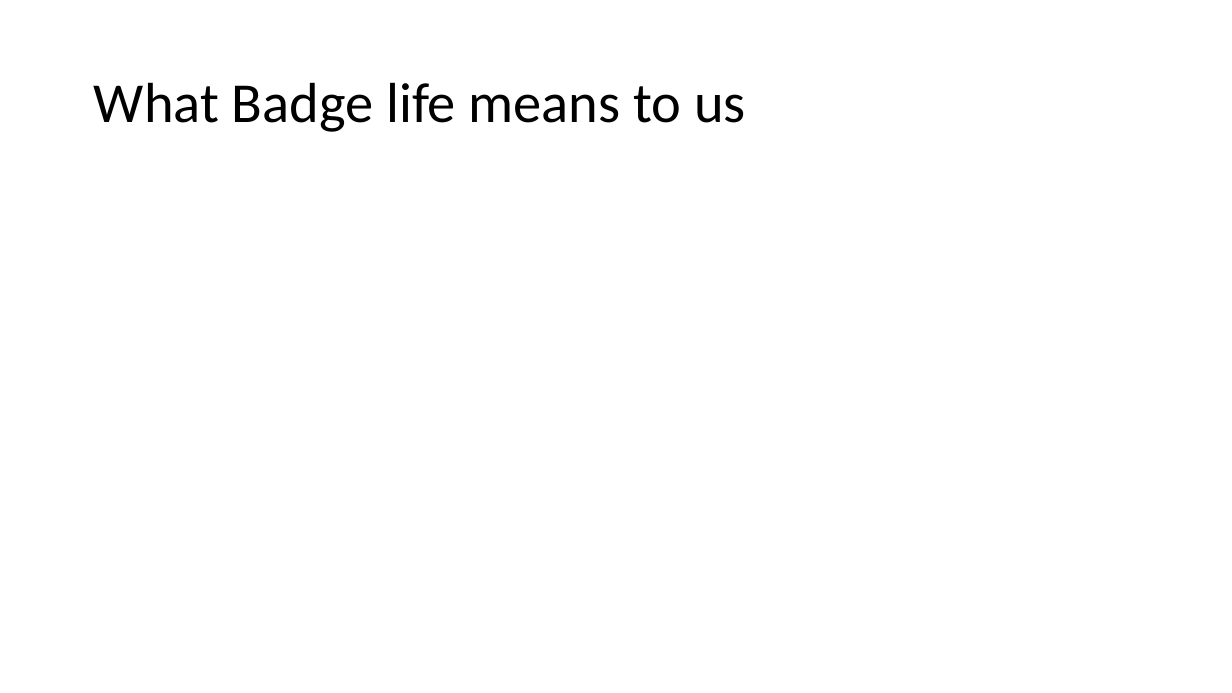
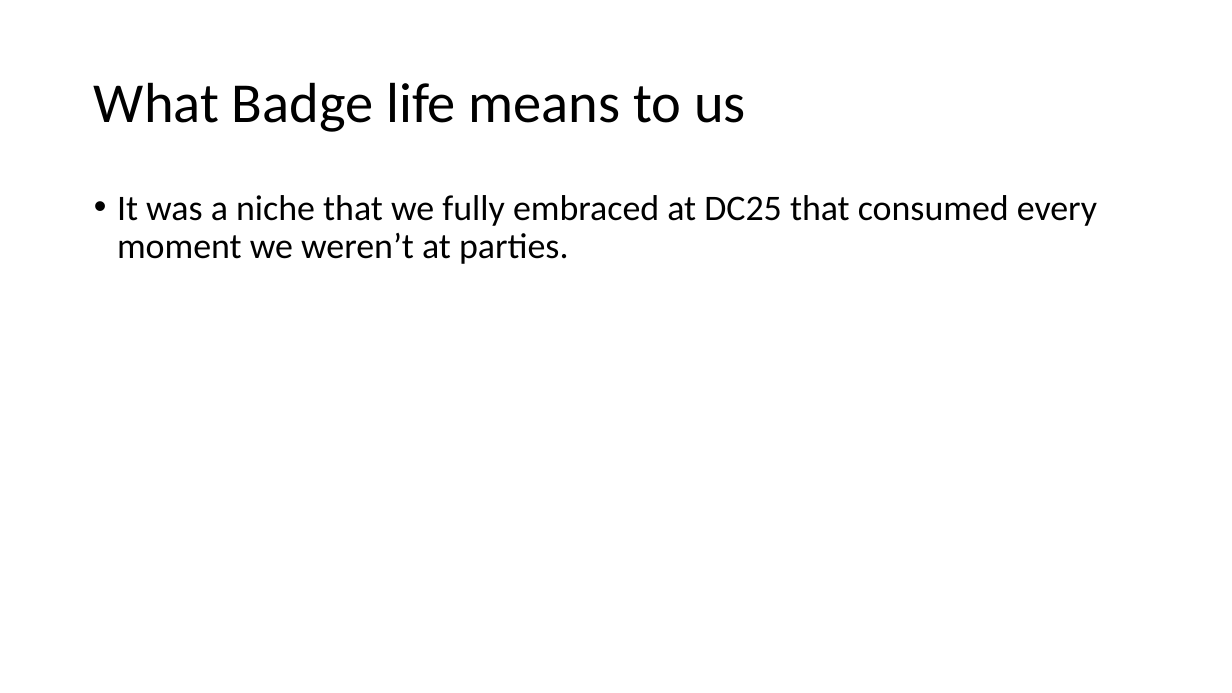
Before and after one commit to Kirball/b-sides-jax-talk, a slide deck: slide 4 of #BadgeLife, alternative currencies, the barter [Autosaved].pptx. Drawn at 1232x693 pixels with LibreOffice and Linux fonts; fonts in the diff are those of the drawing. Boxes give left, top, right and bottom in pixels: in the first picture for what was removed or moved away, otherwise in the second. Text is boxed around its words. In the diff, an @@ line names an element or a change of style, - is before the commit and + after.

```diff
--- a/#BadgeLife, alternative currencies, the barter [Autosaved].pptx
+++ b/#BadgeLife, alternative currencies, the barter [Autosaved].pptx
@@ text added at (117,195,1097,264), 28 pt, text #000000 @@
+• It was a niche that we fully embraced at DC25 that consumed every moment we weren’t at parties.
```
Also in this commit, not shown: 4 slides added, 1 slide removed.
